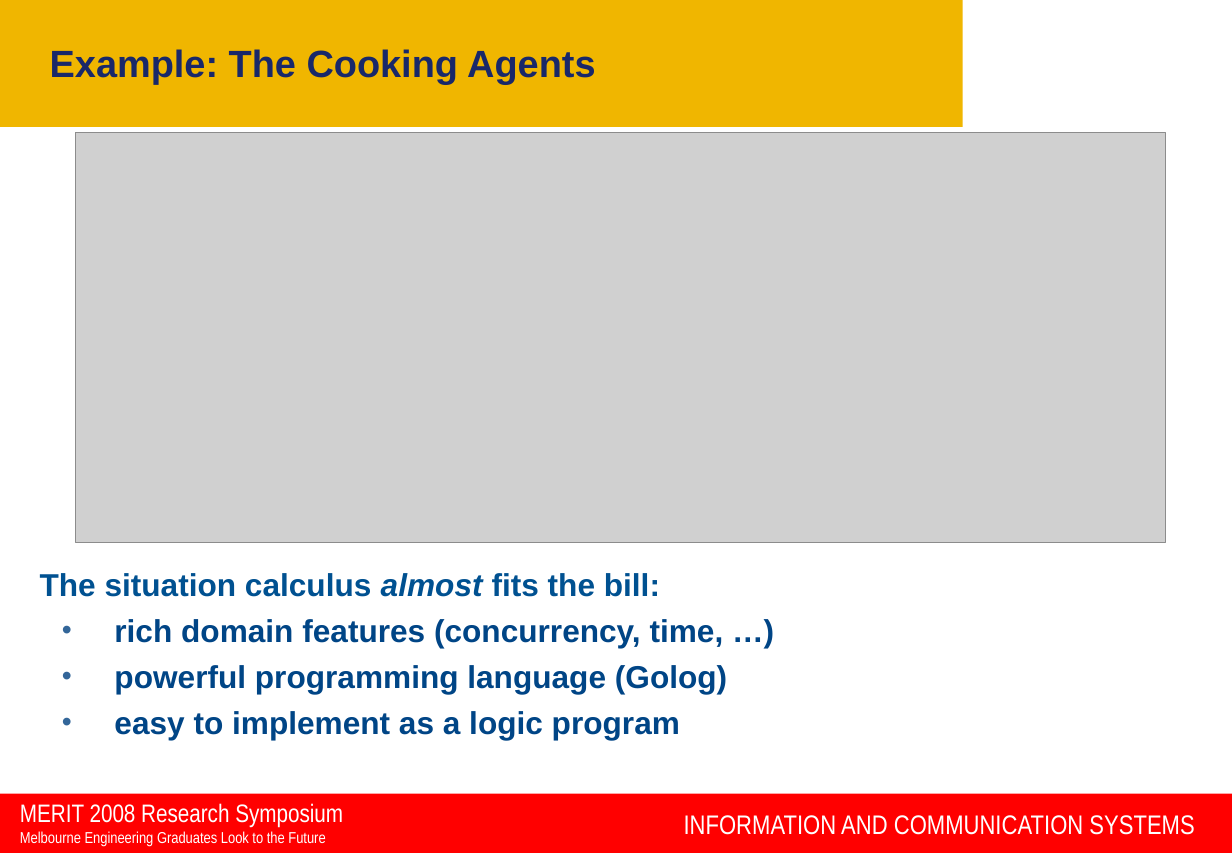
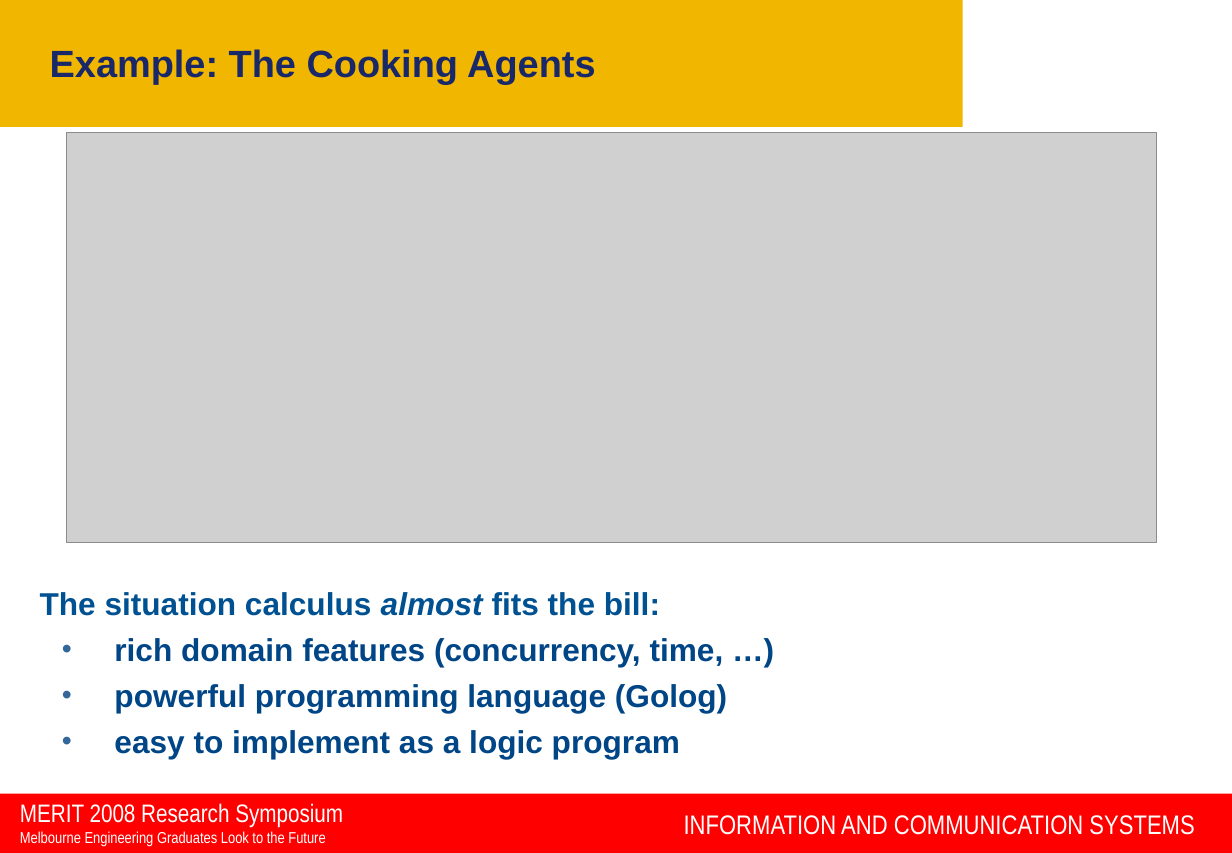
Before and after one commit to rfk/pgrad, a slide deck: slide 3 of talks/MERIT_08/MERIT_rfk.ppt. Drawn at 1232x853 pixels with LibreOffice and Linux fonts; fonts in the diff are those of the drawing; grey boxes stand for pictures; background and template pictures are left out. Boxes give left, top, right and bottom in pixels: in the first picture for what was removed or moved away, otherwise in the second. Text is boxed around its words. In the diff, an @@ line names an element or a change of style, - is before the commit and + after.

```diff
--- a/talks/MERIT_08/MERIT_rfk.ppt
+++ b/talks/MERIT_08/MERIT_rfk.ppt
@@ picture: place and size @@
-picture at box(76, 133, 1166, 542)
+picture at box(66, 133, 1156, 542)
@@ text "The situation calculus almost fits ...": place and size @@
-text "The situation calculus almost fits ..." at box(40, 573, 727, 739)
+text "The situation calculus almost fits ..." at box(40, 592, 727, 758)
```
Also in this commit, not shown: 4 other slides changed.
